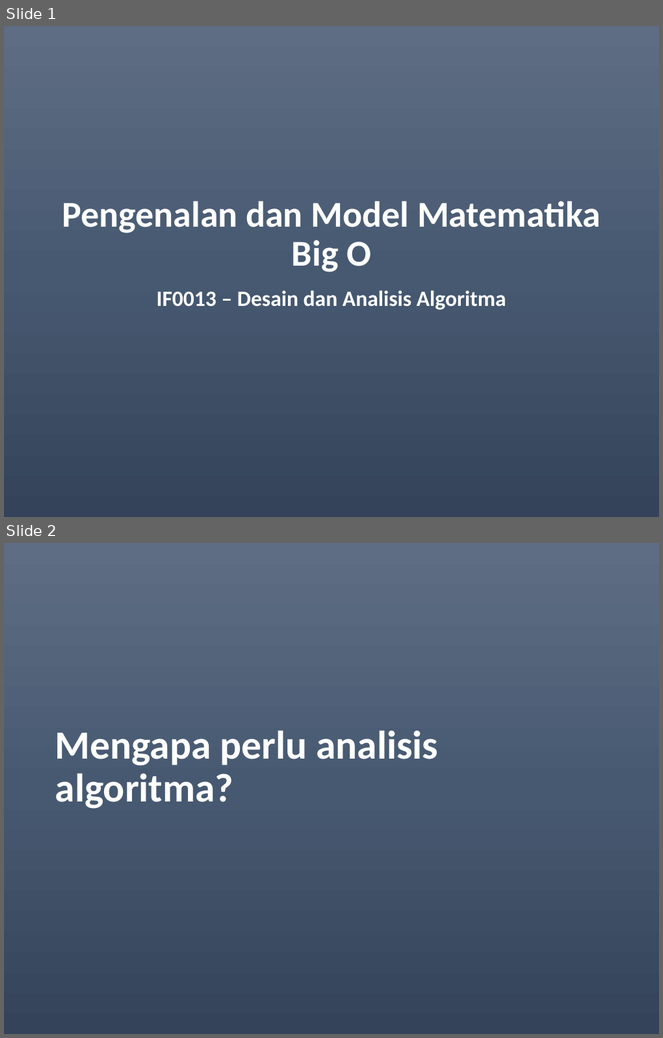
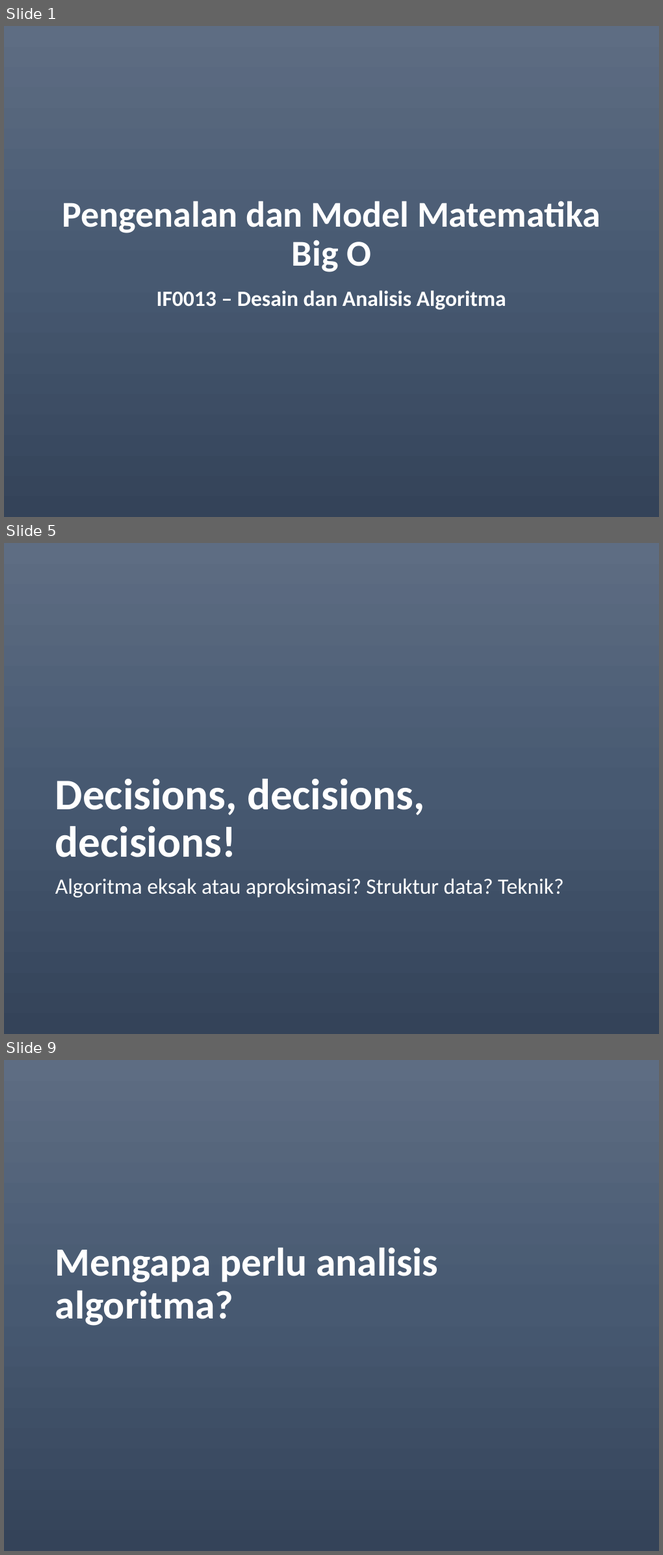
Before and after one commit to blodstone/Analisis-dan-Desain-Algoritma, a slide deck: slides/1 - Pengantar dan Model Matematika Big O.pptx. Shown one above the other, each under a label of ours: slides 1 and 2 before the commit, slides 1, 5 and 9 after it; the slides between them are not shown. The pictures are 663x1038 and 663x1555 pixels, drawn with LibreOffice and Linux fonts; fonts in the diff are those of the drawing; background and template pictures are left out. Boxes give left, top, right and bottom in pixels: in the first picture for what was removed or moved away, otherwise in the second. Text is boxed around its words. In the diff, an @@ line names an element or a change of style, - is before the commit and + after.

```diff
--- a/slides/1 - Pengantar dan Model Matematika Big O.pptx
+++ b/slides/1 - Pengantar dan Model Matematika Big O.pptx
@@ slide 5 added at bbox=[4, 543, 659, 1034], background gradient #5E6D85 to #495A73 to #35445A @@
@@ title added at bbox=[55, 779, 425, 858], 48 pt, text #FFFFFF, bold @@
+Decisions, decisions, decisions!
@@ text added at bbox=[55, 878, 564, 898], 24 pt, text #FFFFFF @@
+Algoritma eksak atau aproksimasi? Struktur data? Teknik?
@@ what was slide 2 is now slide 9 @@
```
Also in this commit, not shown: 6 other slides added, 1 other file.
